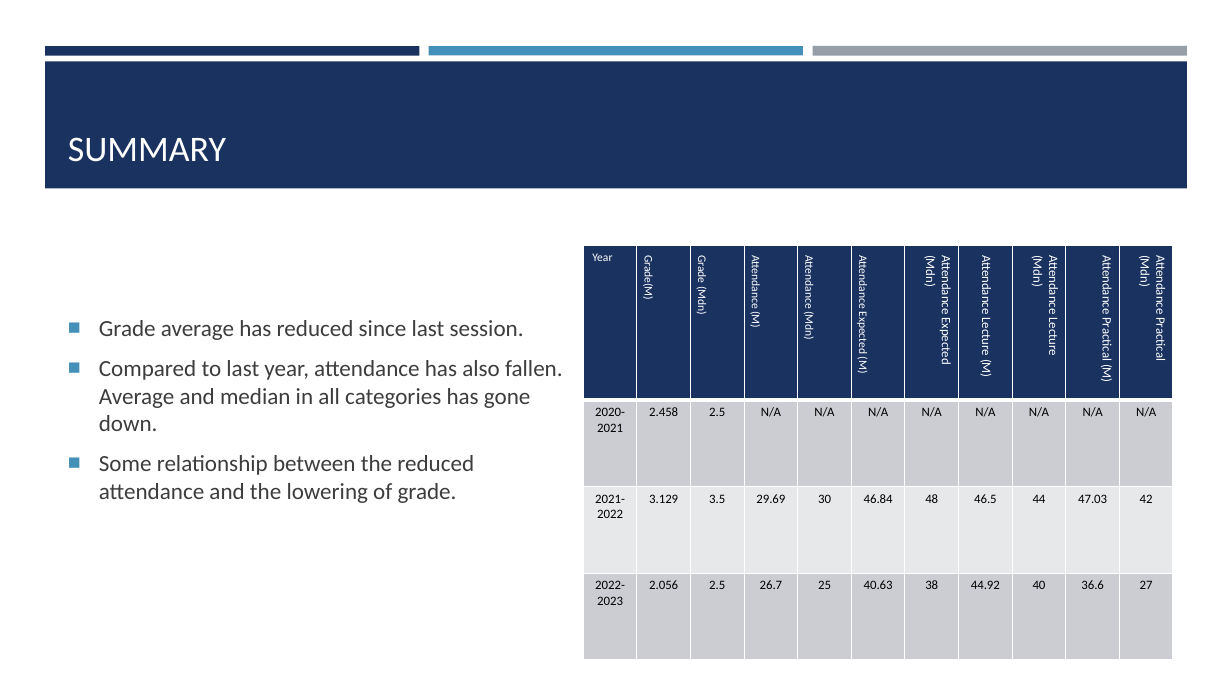
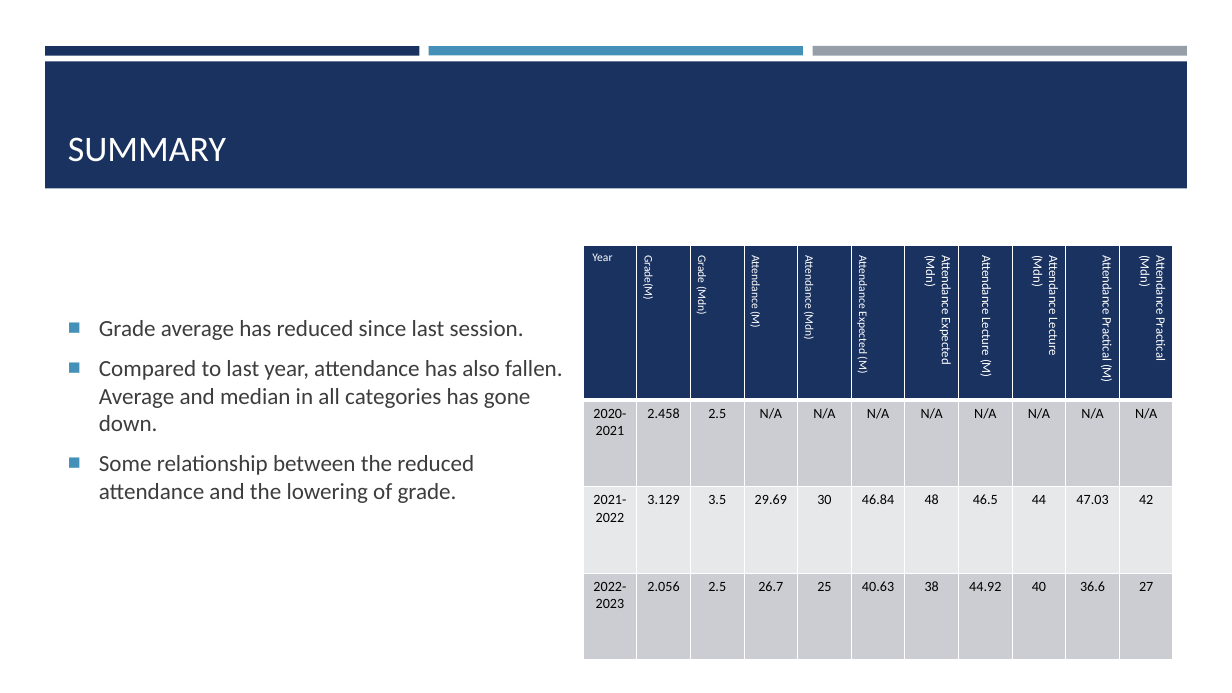
Before and after one commit to ChrisAcornleyPhD/CAP512Data, a slide deck: slide 20 of scripts/CAP512.pptx. Drawn at 1232x693 pixels with LibreOffice and Linux fonts; fonts in the diff are those of the drawing. Boxes give left, top, right and bottom in pixels: in the first picture for what was removed or moved away, otherwise in the second. Text is boxed around its words. In the diff, an @@ line names an element or a change of style, - is before the commit and + after.

```diff
--- a/scripts/CAP512.pptx
+++ b/scripts/CAP512.pptx
@@ table at [583, 246, 1173, 612] @@
@@ size 10 to 11 pt in "2020-2021", "2.458", "2.5", "N/A" and 29 more places @@
```
Also in this commit, not shown: 1 other slide changed, 9 slides added.
